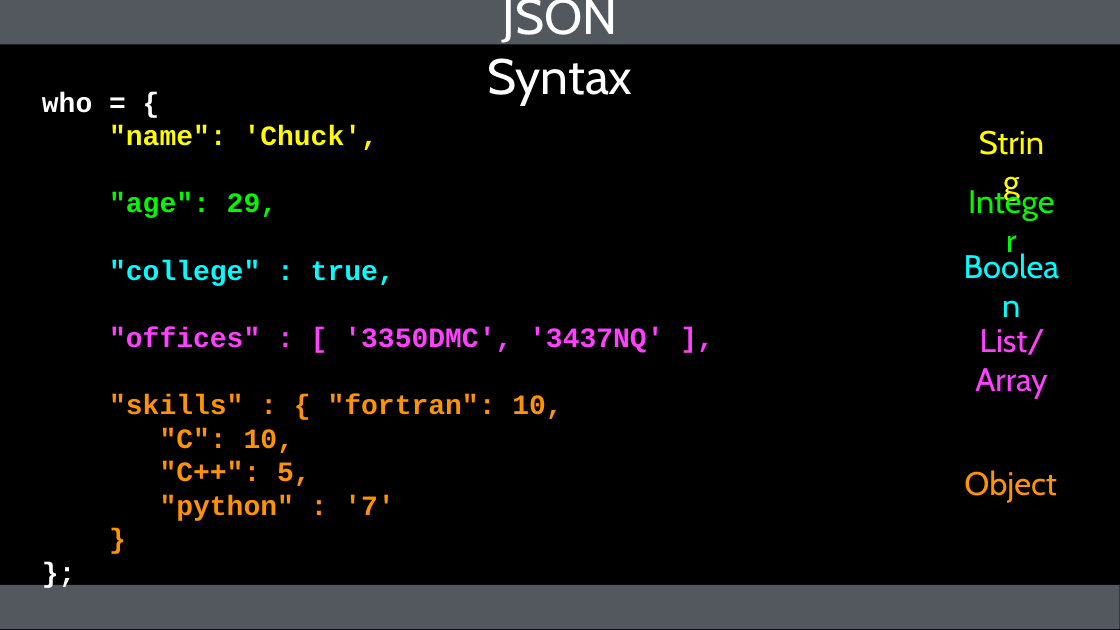
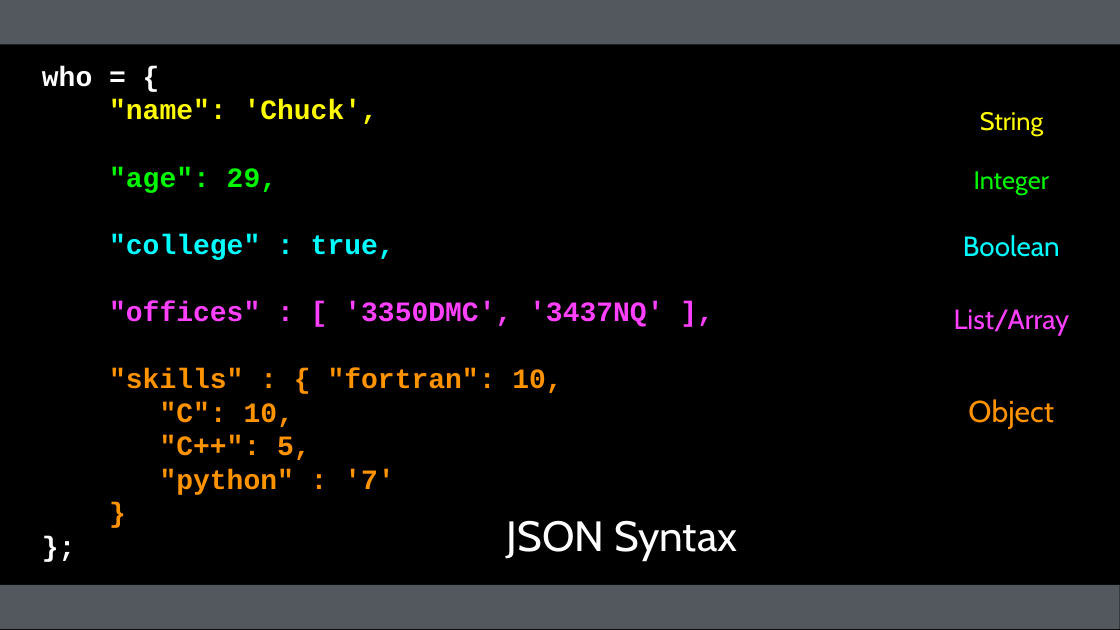
Before and after one commit to csev/wa4e, a slide deck: slide 6 of lectures/JS-04-JSON.ppt. Drawn at 1120x630 pixels with LibreOffice and Linux fonts; fonts in the diff are those of the drawing. Boxes give left, top, right and bottom in pixels: in the first picture for what was removed or moved away, otherwise in the second. Text is boxed around its words. In the diff, an @@ line names an element or a change of style, - is before the commit and + after.

```diff
--- a/lectures/JS-04-JSON.ppt
+++ b/lectures/JS-04-JSON.ppt
@@ free "who = {": place and size @@
-free "who = {" at <box>38,105,1081,567</box>
+free "who = {" at <box>38,54,1081,567</box>
@@ free "String": place and size @@
-free "String" at <box>969,138,1054,184</box>
+free "String" at <box>969,101,1054,147</box>
@@ free "String" at <box>969,101,1054,147</box>: size 21 to 16.3 pt; line spacing 1 to 0.8 @@
@@ free "Integer" at <box>960,159,1063,205</box>: size 21 to 16.3 pt; line spacing 1 to 0.8 @@
@@ free "Integer": place and size @@
-free "Integer" at <box>960,197,1063,243</box>
+free "Integer" at <box>960,159,1063,205</box>
@@ free "Boolean": place and size @@
-free "Boolean" at <box>953,262,1071,308</box>
+free "Boolean" at <box>953,225,1071,271</box>
@@ free "Boolean" at <box>953,225,1071,271</box>: size 21 to 17.9 pt; line spacing 1 to 0.9 @@
@@ free "List/Array" at <box>941,298,1081,344</box>: size 21 to 17.9 pt; line spacing 1 to 0.9 @@
@@ free "List/Array": place and size @@
-free "List/Array" at <box>941,336,1081,382</box>
+free "List/Array" at <box>941,298,1081,344</box>
@@ free "Object": place and size @@
-free "Object" at <box>960,460,1061,506</box>
+free "Object" at <box>961,391,1062,437</box>
@@ free "Object" at <box>961,391,1062,437</box>: size 21 to 19.4 pt; line spacing 1 to 0.9 @@
@@ free "JSON Syntax": place and size @@
-free "JSON Syntax" at <box>423,12,698,77</box>
+free "JSON Syntax" at <box>485,506,759,571</box>
@@ free "JSON Syntax" at <box>485,506,759,571</box>: size 32 to 27.2 pt; line spacing 1 to 0.9 @@
```
Also in this commit, not shown: 12 other slides changed, 5 other files.
